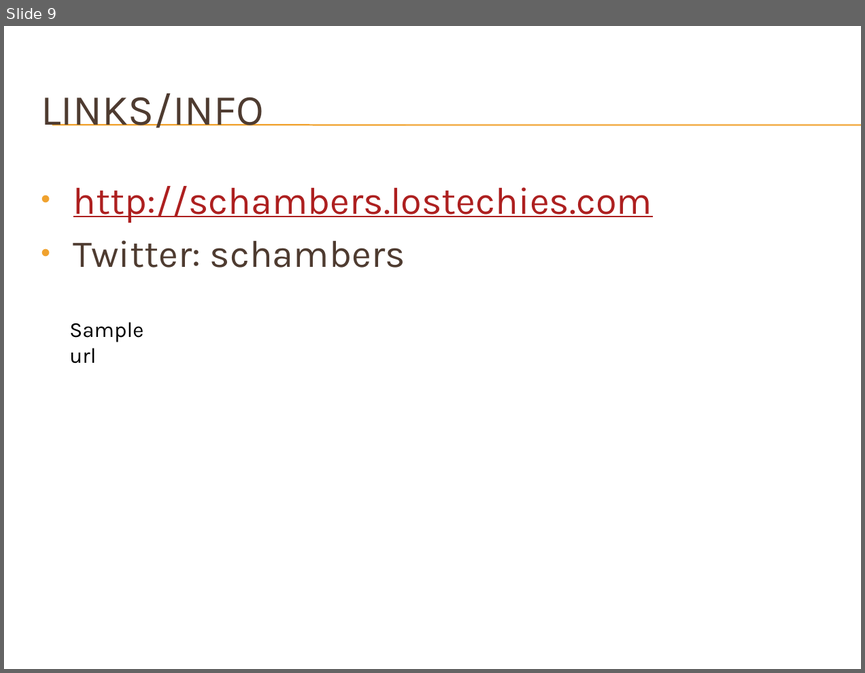
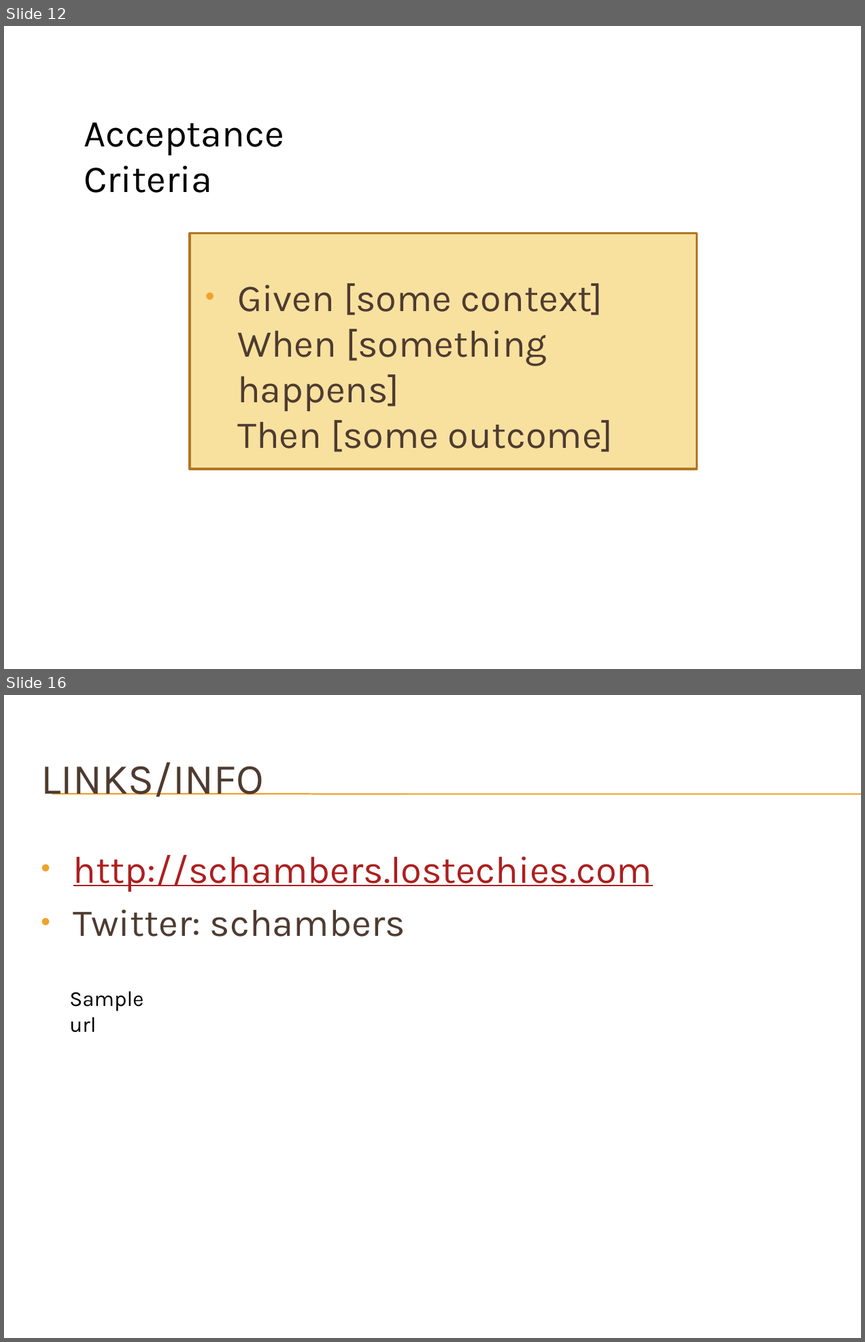
Before and after one commit to schambers/presentations, a slide deck: software-design-evolution/presentation/software-design-evolution.pptx. Shown one above the other, each under a label of ours: slide 9 before the commit, slides 12 and 16 after it; the slides between them are not shown. The pictures are 865x673 and 865x1342 pixels, drawn with LibreOffice and Linux fonts; fonts in the diff are those of the drawing; background and template pictures are left out. Boxes give left, top, right and bottom in pixels: in the first picture for what was removed or moved away, otherwise in the second. Text is boxed around its words. In the diff, an @@ line names an element or a change of style, - is before the commit and + after.

```diff
--- a/software-design-evolution/presentation/software-design-evolution.pptx
+++ b/software-design-evolution/presentation/software-design-evolution.pptx
@@ slide 12 added at [4,26,861,669], background #FFFFFF @@
@@ text added at [84,122,284,193], 32 pt, text #000000 @@
+Acceptance Criteria
@@ rectangle added at [190,233,697,469], fill #F8E19F, outline #B27822 2 pt @@
@@ text added at [237,283,613,452], 32 pt, text #4E3B30 @@
+• Given [some context]
+  When [something happens]
+  Then [some outcome]
@@ what was slide 9 is now slide 16 @@
```
Also in this commit, not shown: 2 slides changed, 8 other slides added, 2 slides removed, 2 other files.
